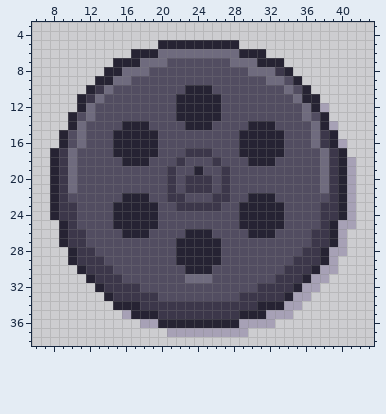
File history of a pixel-art file, ArtSource/SilverRoyalRelicUI/Production/OtherCharacterIcons/Kobold_Revolver.ase. Above, as it was before the edit.
48x40 pixels, 1 frame. Shown: x 6..43, y 3..38.
Now the later version:
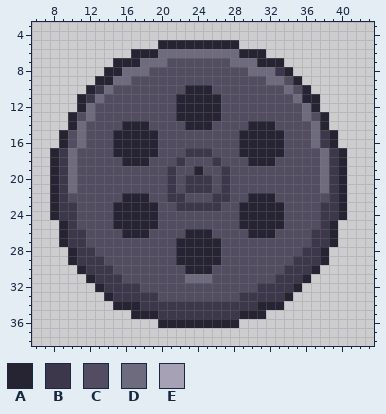
Palette (. is transparent): A #262333  B #3c374a  C #524d61  D #6f6b7e  E #a7a1b6
From old to new:
Colour E is removed in row 12 at x 38; in row 14 at x 39; in row 16 at x 40; in rows 18 to 24 at x 41; in row 25 at x 40 to 41; in rows 26 to 27 at x 40.
Colour E is removed in row 28 at x 39 to 40; in row 29 at x 39; in row 30 at x 38 to 39; in row 31 at x 37 to 38; in row 32 at x 36 to 37; in row 33 at x 35 to 36.
Colour E is removed in row 34 at x 34 to 35; in row 35 at x 16 and 32 to 34; in row 36 at x 18 to 19 and 29 to 32; in row 37 at x 21 to 29.
Where, in picture pixels (left, top, right, bottom), the same in both pictures:
erased: (122, 103, 356, 337)
